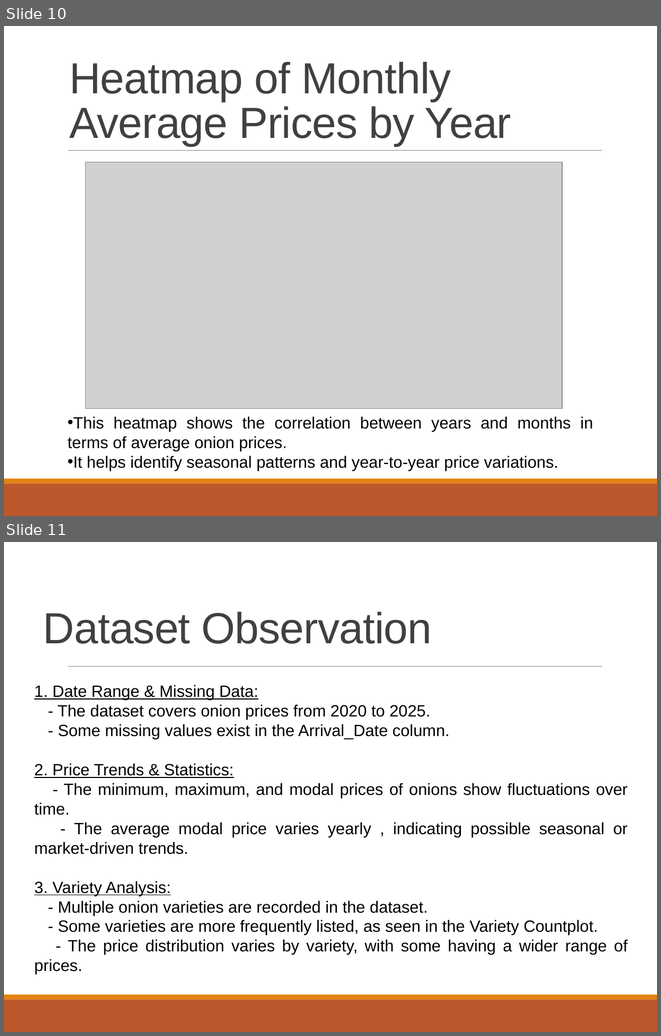
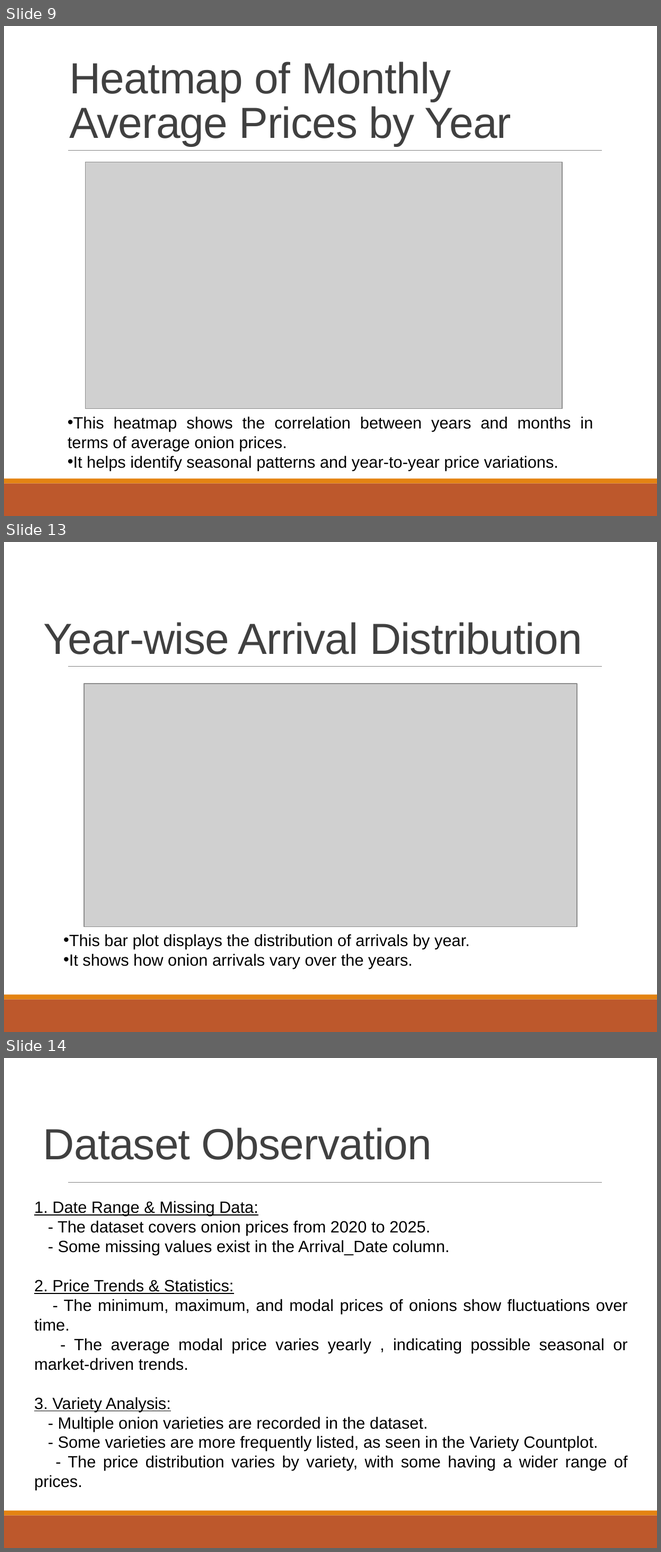
Before and after one commit to BharadwajKollepara/DataAnalyticsProjects, a slide deck: 1.Indian_Government_Dataset_Analysis/Indian_Government_Dataset_Analysis.pptx. Shown one above the other, each under a label of ours: slides 10 and 11 before the commit, slides 9, 13 and 14 after it; the slides between them are not shown. The pictures are 661x1036 and 661x1552 pixels, drawn with LibreOffice and Linux fonts; fonts in the diff are those of the drawing; grey boxes stand for pictures. Boxes give left, top, right and bottom in pixels: in the first picture for what was removed or moved away, otherwise in the second. Text is boxed around its words. In the diff, an @@ line names an element or a change of style, - is before the commit and + after.

```diff
--- a/1.Indian_Government_Dataset_Analysis/Indian_Government_Dataset_Analysis.pptx
+++ b/1.Indian_Government_Dataset_Analysis/Indian_Government_Dataset_Analysis.pptx
@@ slide 13 added at <box>4,542,657,1032</box>, background #FFFFFF; not listed: 3 template elements that a slide beside it also shows @@
@@ title added at <box>44,622,582,654</box>, 48 pt, text #404040 @@
+Year-wise Arrival Distribution
@@ picture added at <box>85,684,577,927</box> @@
@@ text added at <box>63,934,470,968</box>, 18 pt, text #000000 @@
+• This bar plot displays the distribution of arrivals by year.
+• It shows how onion arrivals vary over the years.
@@ what was slide 10 is now slide 9 @@
@@ what was slide 11 is now slide 14 @@
```
Also in this commit, not shown: 2 slides changed, 3 other slides added, 1 slide removed.
